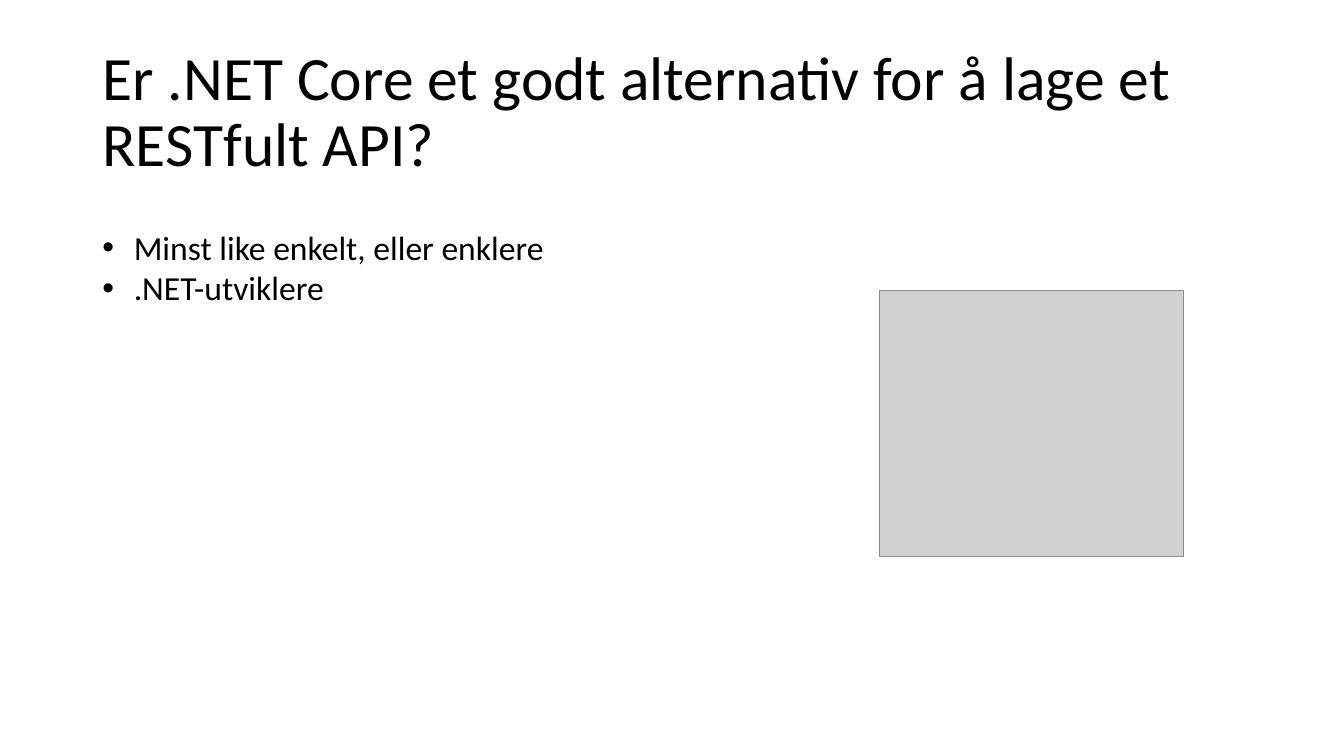
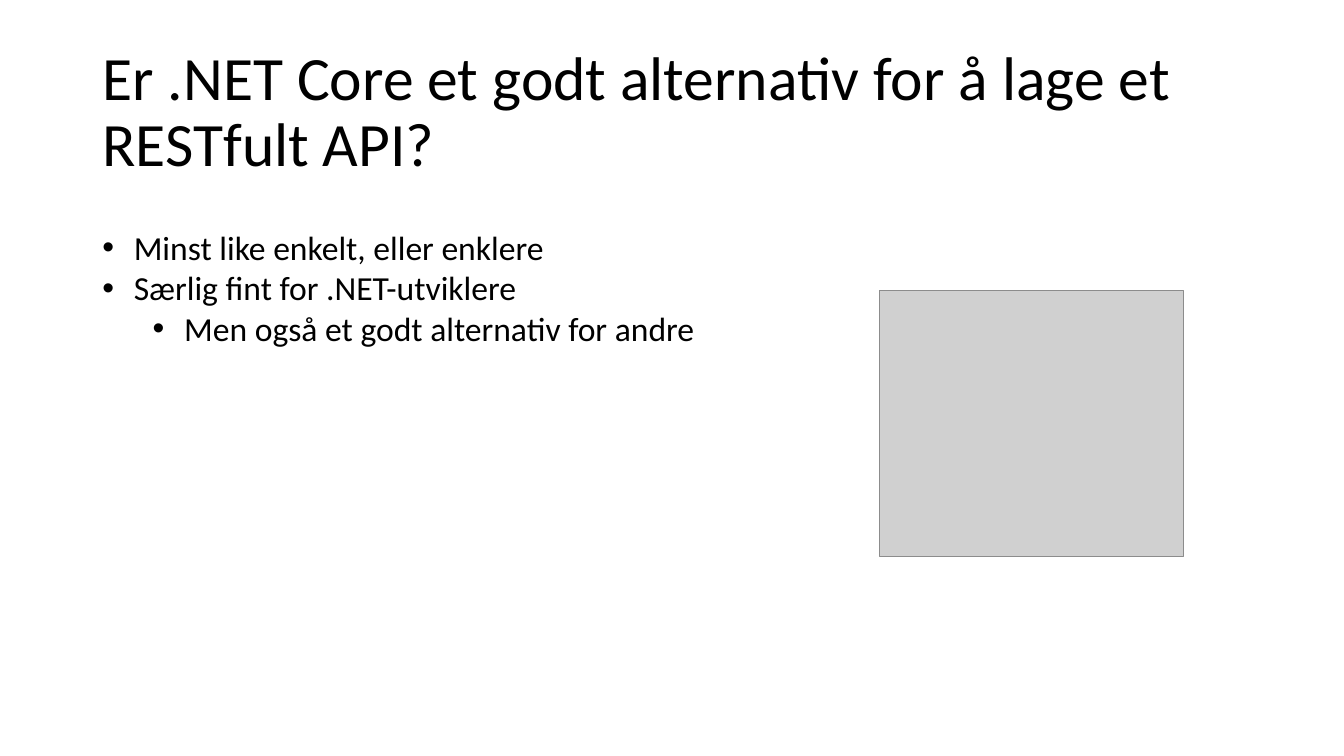
Before and after one commit to gjermundgaraba/dotnet-core-api-talk, a slide deck: slide 17 of dotnet-core-foredrag.pptx. Drawn at 1344x756 pixels with LibreOffice and Linux fonts; fonts in the diff are those of the drawing; grey boxes stand for pictures. Boxes give left, top, right and bottom in pixels: in the first picture for what was removed or moved away, otherwise in the second. Text is boxed around its words. In the diff, an @@ line names an element or a change of style, - is before the commit and + after.

```diff
--- a/dotnet-core-foredrag.pptx
+++ b/dotnet-core-foredrag.pptx
@@ text at [134,276,694,347]: text changed @@
-• .NET-utviklere
+• Særlig fint for .NET-utviklere
+  • Men også et godt alternativ for andre
```
Also in this commit, not shown: 3 other slides changed, 1 slide added, 1 slide removed.
